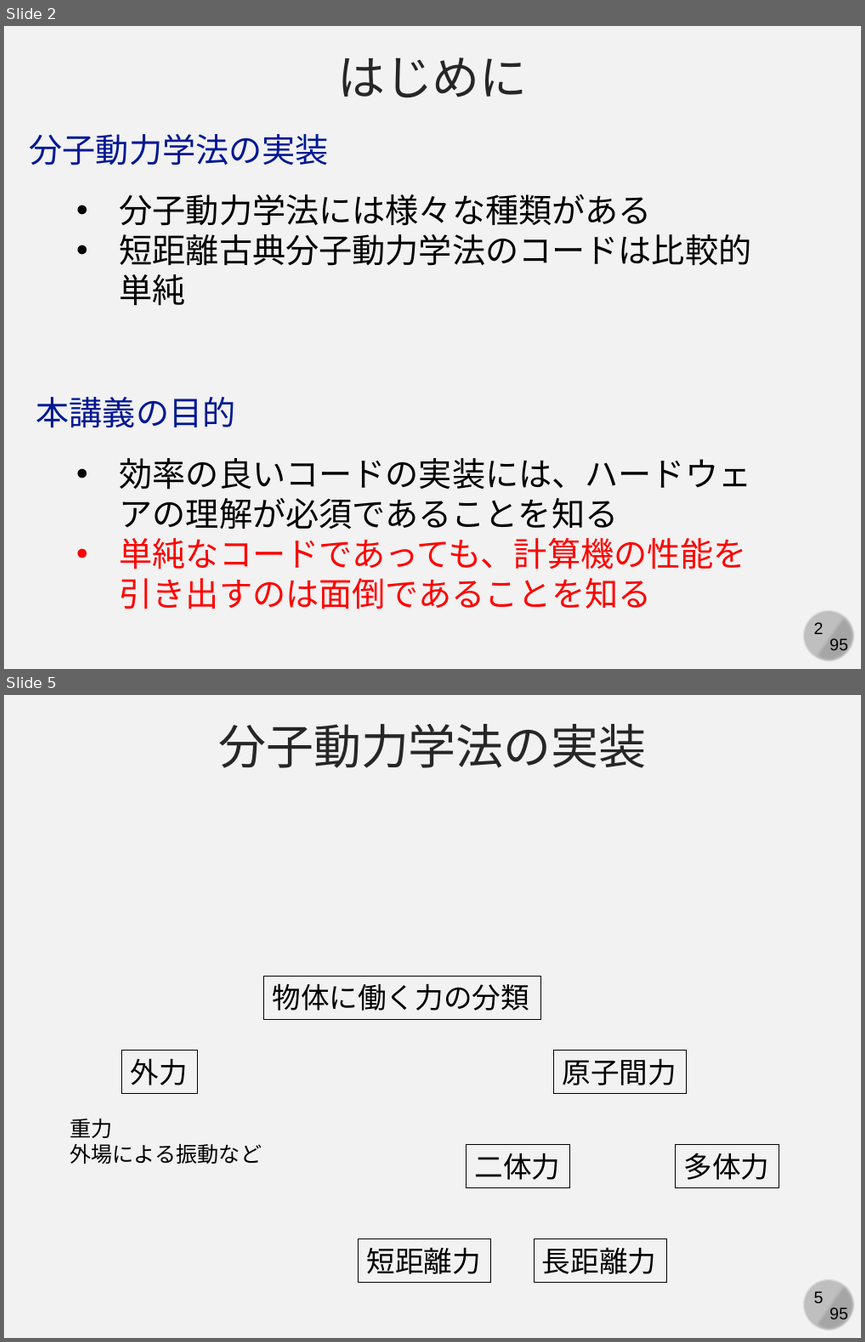
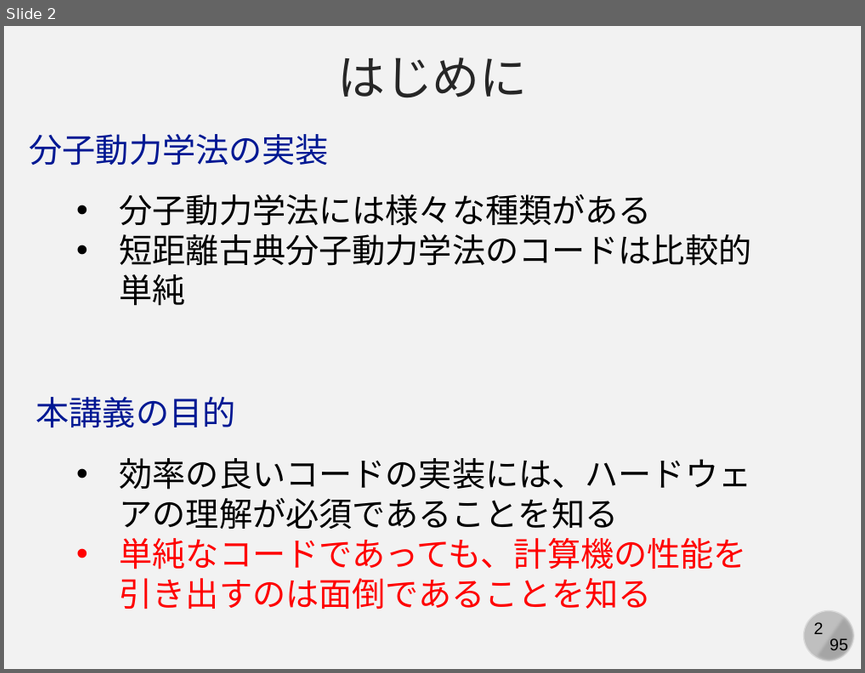
Before and after one commit to kaityo256/simulation_engineering, a slide deck: 07_md_implementation/simulation07.pptx. Shown one above the other, each under a label of ours: slides 2 and 5 before the commit, slide 2 after it; the slides between them are not shown. The pictures are 865x1342 and 865x673 pixels, drawn with LibreOffice and Linux fonts; fonts in the diff are those of the drawing. Boxes give left, top, right and bottom in pixels: in the first picture for what was removed or moved away, otherwise in the second. Text is boxed around its words. In the diff, an @@ line names an element or a change of style, - is before the commit and + after.

```diff
--- a/07_md_implementation/simulation07.pptx
+++ b/07_md_implementation/simulation07.pptx
@@ slide 5 removed at bbox=[4, 695, 861, 1338], background #F2F2F2; not listed: 4 template elements that a slide beside it also shows @@
@@ text removed at bbox=[218, 724, 647, 768] @@
-分子動力学法の実装
@@ rectangle removed at bbox=[263, 976, 540, 1019] @@
-物体に働く力の分類
@@ rectangle removed at bbox=[122, 1049, 198, 1093] @@
-外力
@@ rectangle removed at bbox=[554, 1049, 687, 1093] @@
-原子間力
@@ text removed at bbox=[69, 1118, 262, 1163] @@
-重力
-外場による振動など
@@ rectangle removed at bbox=[466, 1145, 569, 1188] @@
-二体力
@@ rectangle removed at bbox=[675, 1145, 778, 1188] @@
-多体力
@@ rectangle removed at bbox=[358, 1239, 491, 1281] @@
-短距離力
@@ rectangle removed at bbox=[534, 1239, 666, 1281] @@
-長距離力
```
Also in this commit, not shown: 2 slides changed, 6 slides added.
